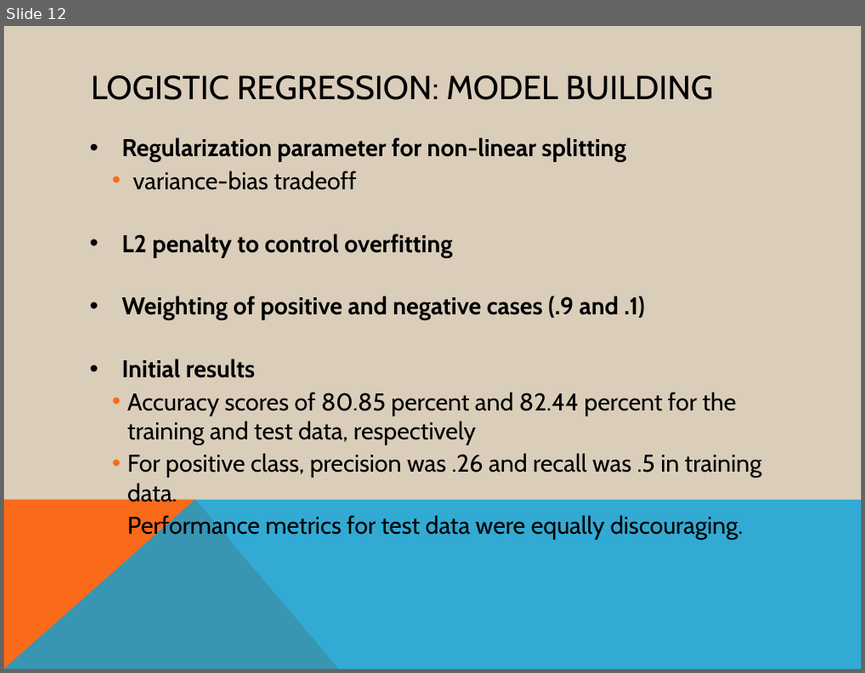
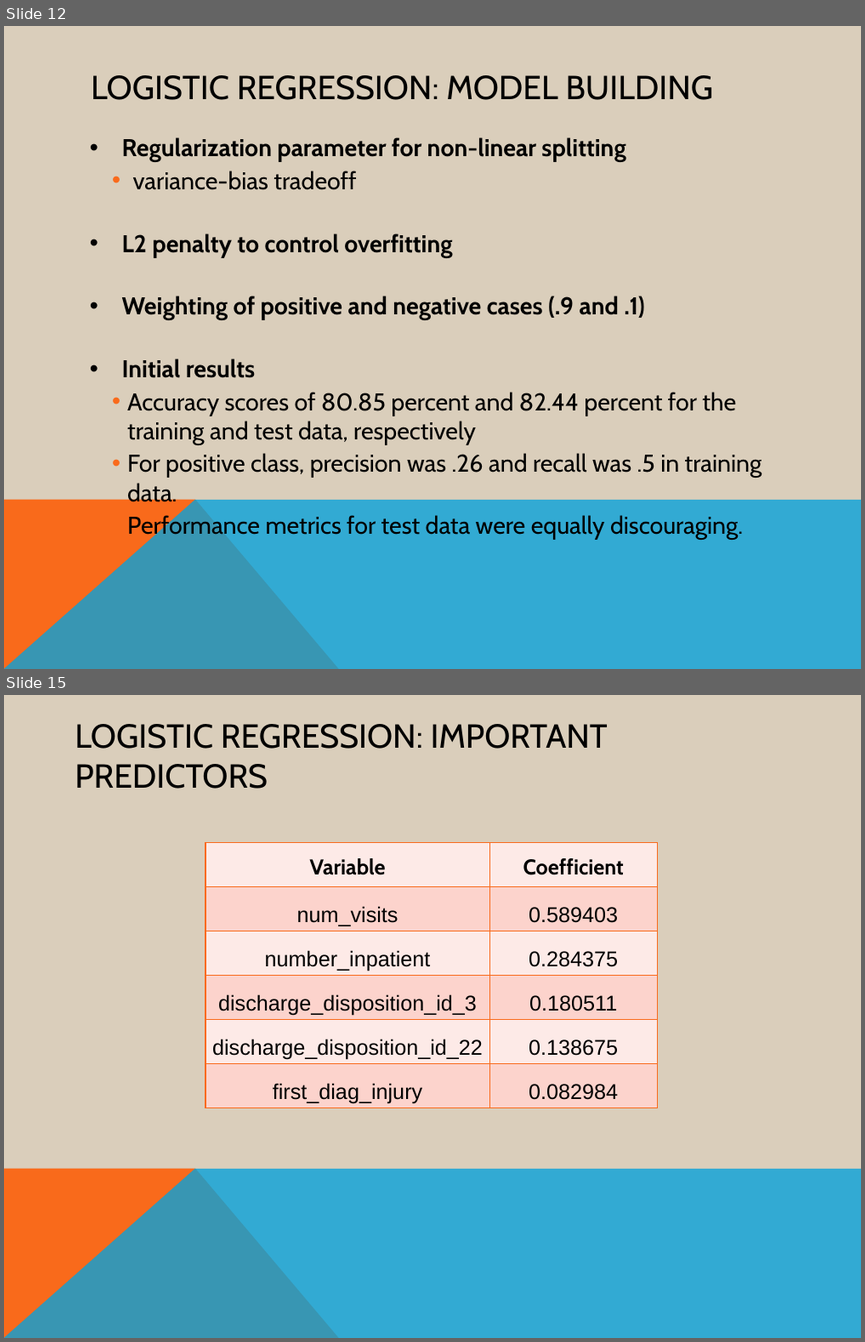
Before and after one commit to AOlden/sb-projects, a slide deck: diabetes_readmission/CP1_deck.pptx. Shown one above the other, each under a label of ours: slide 12 before the commit, slides 12 and 15 after it; the slides between them are not shown. The pictures are 865x673 and 865x1342 pixels, drawn with LibreOffice and Linux fonts; fonts in the diff are those of the drawing. Boxes give left, top, right and bottom in pixels: in the first picture for what was removed or moved away, otherwise in the second. Text is boxed around its words. In the diff, an @@ line names an element or a change of style, - is before the commit and + after.

Commit message:
first draft

```diff
--- a/diabetes_readmission/CP1_deck.pptx
+++ b/diabetes_readmission/CP1_deck.pptx
@@ slide 15 added at (x1=4, y1=695, x2=861, y2=1338), background #DACEBB; not listed: 2 template elements that a slide beside it also shows @@
@@ title added at (x1=75, y1=724, x2=608, y2=789), 28 pt, text #000000 @@
+LOGISTIC REGRESSION: IMPORTANT PREDICTORS
@@ table added at (x1=205, y1=842, x2=657, y2=1107), 6 rows, 2 columns @@
+Variable | Coefficient
+num_visits | 0.589403
+number_inpatient | 0.284375
+discharge_disposition_id_3 | 0.180511
+discharge_disposition_id_22 | 0.138675
+first_diag_injury | 0.082984
```
Also in this commit, not shown: 12 other slides added, 2 slides removed.
